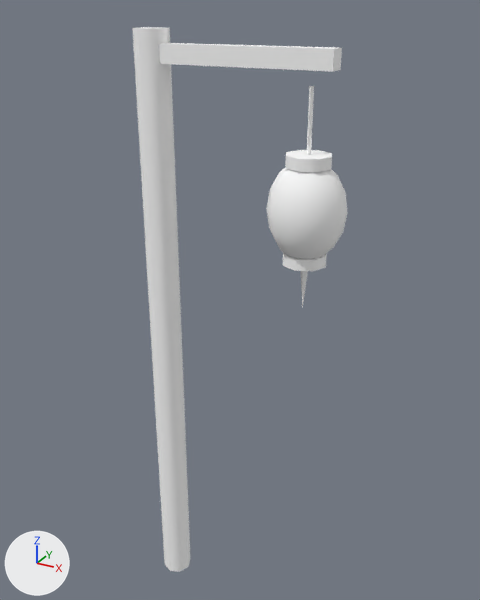
Two versions of the Blender file art/env/lantern_post.blend, one commit apart.
Camera for both pictures: a 50 mm lens placed at (1.81, -2.5, 3.08), pointed at (0.37, 0.11, 1.77). Lighting does not change. The marker at lower left points along +X, +Y and +Z. The first picture is the older version. Objects named as collision shapes, trigger or cutter boxes, shadow casters or lower levels of detail are left out.

In view in the first picture: 'LanternPost'.
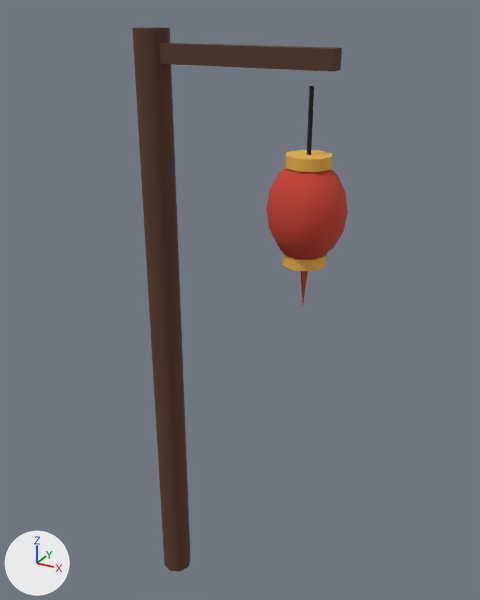
Boxes (x1, y1, x2, y2) around the edits, measured in the pictures (480 x 600 px):
'LanternPost', recoloured, surface changed (darker): (132, 27, 348, 572) in both

Edits to the bpy script that builds the scene:
```text
Change mat_vk_vcol:
    where n0 = _N.new('ShaderNodeBsdfPrincipled'); n0.name = 'Principled BSDF'
    remove n0.inputs[0].default_value = (1.0, 1.0, 1.0, 1.0)  # 'Base Color', white #ffffff
    add n2 = _N.new('ShaderNodeVertexColor'); n2.name = 'Color Attribute'
    add n2.layer_name = 'Color'
    add _L.new(n2.outputs[0], n0.inputs[0])  # 'Color' to 'Base Color'
Change me_lanternpost:
    where me_lanternpost.from_pydata(...)  # 183 vertices, 175 faces; spans x -0.08..0.91, y -0.17..0.17, z 0.0..3.0
    used by ob_lanternpost; location = (0.0, 0.0, 0.0)
    me_lanternpost part 1: 127 kept faces spanning x -0.08..0.91, y -0.17..0.17, z 0.0..3.0 get new vertex colours
```
